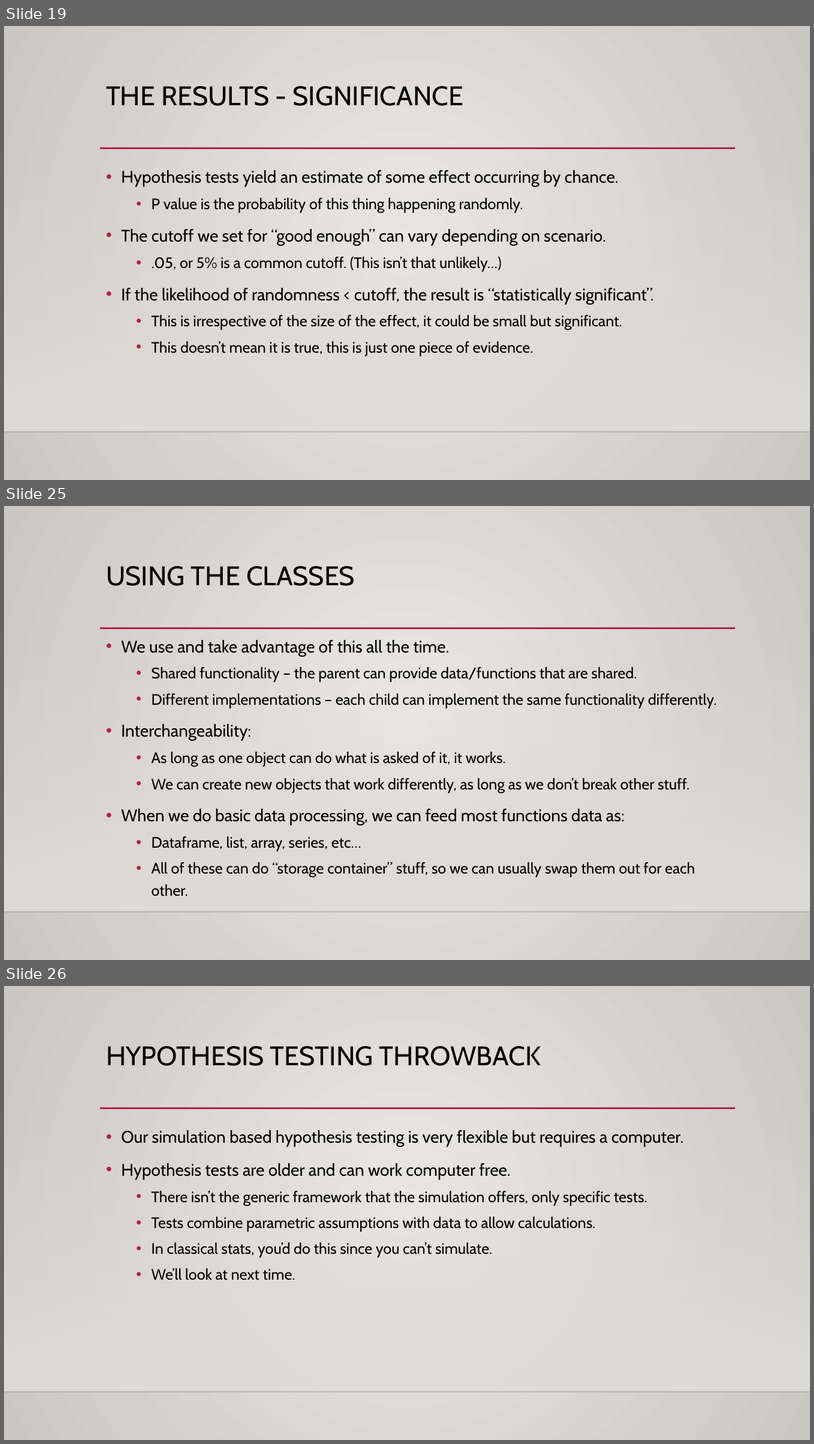
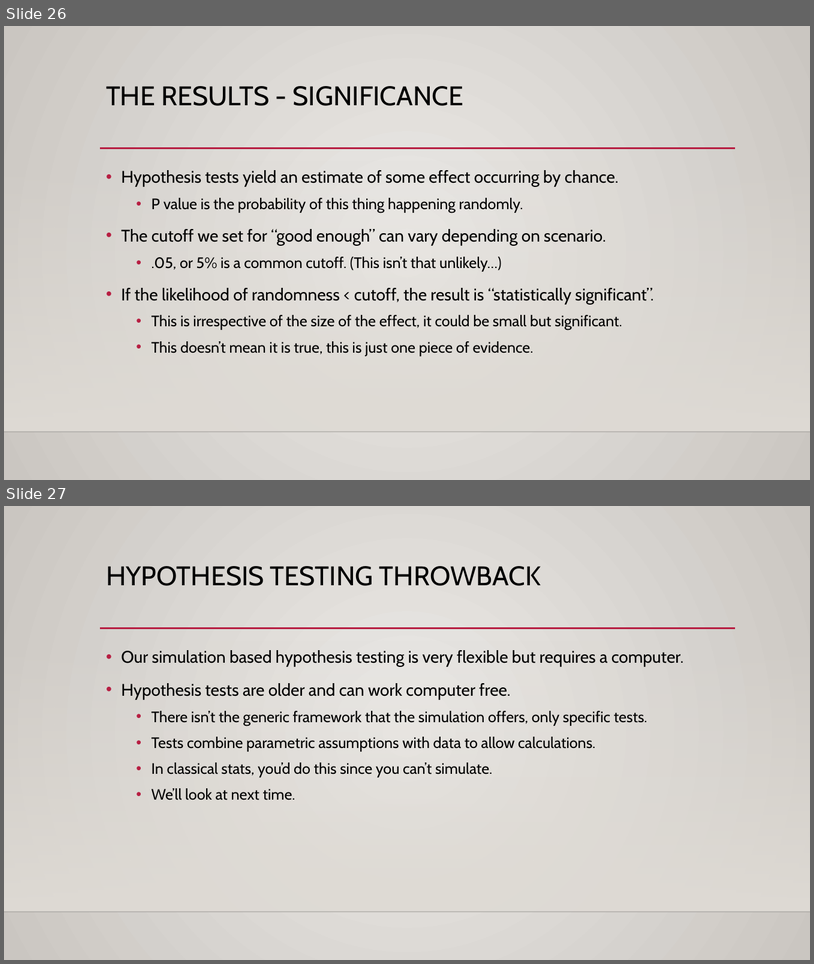
Before and after one commit to AkeemSemperDataScience/Basic_Stats_in_Python_Student_Repository, a slide deck: reference_material/slides/018_Hypothesis_Test.pptx. Shown one above the other, each under a label of ours: slides 19, 25 and 26 before the commit, slides 26 and 27 after it; the slides between them are not shown. The pictures are 814x1444 and 814x964 pixels, drawn with LibreOffice and Linux fonts; fonts in the diff are those of the drawing; background and template pictures are left out. Boxes give left, top, right and bottom in pixels: in the first picture for what was removed or moved away, otherwise in the second. Text is boxed around its words. In the diff, an @@ line names an element or a change of style, - is before the commit and + after.

```diff
--- a/reference_material/slides/018_Hypothesis_Test.pptx
+++ b/reference_material/slides/018_Hypothesis_Test.pptx
@@ slide 25 removed at [4,506,810,960], background gradient #ECEAE7 to #CAC7C1; not listed: 3 template elements that a slide beside it also shows @@
@@ title removed at [106,566,355,586] @@
-USING THE CLASSES
@@ text removed at [121,640,717,896] @@
-• We use and take advantage of this all the time.
-  • Shared functionality – the parent can provide data/functions that are shared.
-  • Different implementations – each child can implement the same functionality differently.
-• Interchangeability:
-  • As long as one object can do what is asked of it, it works.
-  • We can create new objects that work differently, as long as we don’t break other stuff.
-• When we do basic data processing, we can feed most functions data as:
-  • Dataframe, list, array, series, etc…
-  • All of these can do “storage container” stuff, so we can usually swap them out for each other.
@@ what was slide 19 is now slide 26 @@
@@ what was slide 26 is now slide 27 @@
```
Also in this commit, not shown: 6 slides changed, 10 slides added, 5 other slides removed, 7 other files.
